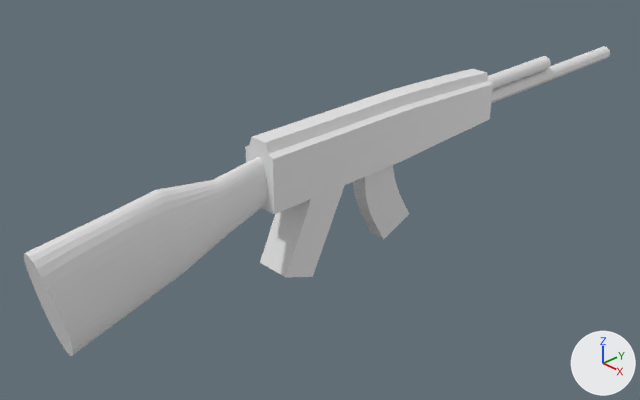
A saved change to the Blender file Operation_VR_Style_test/Assets/Models/AK47.blend.
Before and after are seen from a 50 mm lens placed at (0.534, -0.583, 0.304), pointed at (-0.039, -0.042, -0.087). Every picture has the same lights, and +X, +Y and +Z are marked at lower right.
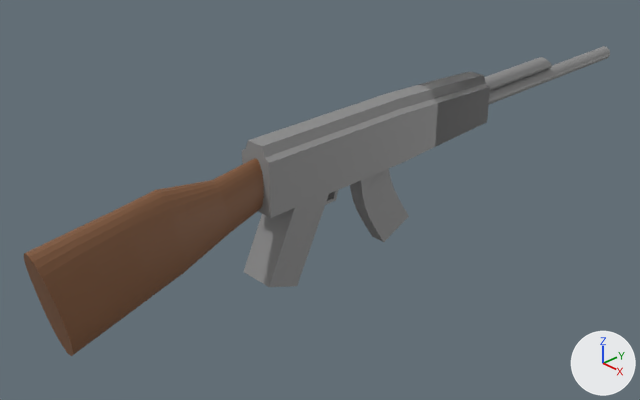
What differs and where, as boxes (x1, y1, x2, y2) in the pictures (640 x 400 px):
'Cube', reshaped, moved: before (245, 69, 493, 277); after (242, 72, 490, 287)
'Cone', recoloured (grey to brown): (24, 157, 267, 356) in both
'Cube.001', recoloured, moved: before (353, 165, 409, 239); after (350, 169, 409, 242)
'Cylinder', recoloured: (489, 46, 610, 104) in both
'Cylinder.001', recoloured: (484, 56, 552, 90) in both
part 1 of me_cube_001, added: after (419, 72, 490, 145)
part 2 of me_cube_001, added: after (435, 87, 490, 147)
part 3 of me_cube_001, built on: before (260, 167, 377, 277); after (244, 170, 373, 287)
part 4 of me_cube_001, recoloured: before (245, 69, 493, 214); after (242, 85, 438, 218)

The change, as a diff of the scene's bpy script:
```diff
--- a/Operation_VR_Style_test/Assets/Models/AK47.blend.py
+++ b/Operation_VR_Style_test/Assets/Models/AK47.blend.py
@@ mat_gray @@
+mat_gray = principled_material('gray')
+mat_gray.base_color = (0.27, 0.27, 0.27)  # grey #8e8e8e
@@ mat_brown @@
+mat_brown = principled_material('brown')
+mat_brown.base_color = (0.217, 0.0943, 0.0397)  # brown #805738
@@ me_cube_001 @@
 # used by ob_cube; location = (0.0, 0.0, 0.0); scale = (-0.12, 1.0, -0.287)
-me_cube_001.from_pydata(...)  # 225 vertices, 211 faces, 7 loose edges; spans x -0.15..0.163, y -0.15..0.15, z -0.07..0.43
+me_cube_001.from_pydata(...)  # 411 vertices, 369 faces, 11 loose edges; spans x -0.15..0.163, y -0.153..0.15, z -0.07..0.43
+# me_cube_001 part 1: a new loose piece of 75 vertices spanning x -0.15..0.15, y 0.066..0.15, z -0.063..0.139, in mat_gray (grey #8e8e8e)
+# me_cube_001 part 2: a new loose piece of 75 vertices spanning x -0.15..0.15, y 0.066..0.15, z -0.063..0.139, in mat_gray (grey #8e8e8e)
+# me_cube_001 part 3: 26 vertices moved from x -0.15..0.163, y -0.137..-0.066, z 0.072..0.43 to x -0.15..0.163, y -0.153..-0.056, z 0.072..0.43; 30 vertices added at x -0.075..0.075, y -0.09..-0.059, z 0.15..0.211
+# me_cube_001 part 4: 205 faces spanning x -0.15..0.163, y -0.153..0.15, z -0.07..0.43 switch from no material to mat_gray (grey #8e8e8e)
@@ me_cylinder @@
 me_cylinder.from_pydata(...)  # 64 vertices, 34 faces; spans x -0.02..0.02, y -0.02..0.02, z -0.115..0.115
+me_cylinder.materials.append(mat_gray)  # grey #8e8e8e
@@ me_cone @@
 me_cone.from_pydata(...)  # 192 vertices, 162 faces; spans x -0.0393..0.0406, y -0.0444..0.0471, z -0.0507..0.0466
+me_cone.materials.append(mat_brown)  # brown #805738
@@ me_cylinder_002 @@
 me_cylinder_002.from_pydata(...)  # 64 vertices, 34 faces; spans x -0.02..0.02, y -0.02..0.02, z -0.115..0.115
+me_cylinder_002.materials.append(mat_gray)  # grey #8e8e8e
@@ me_cube @@
 me_cube.from_pydata(...)  # 36 vertices, 34 faces; spans x -1.29..1.05, y -0.72..1.74, z -1.04..0.96
+me_cube.materials.append(mat_gray)  # grey #8e8e8e
@@ ob_cube @@
 ob_cube = bpy.data.objects.new('Cube', me_cube_001)
-ob_cube.location = (0.0, 0.0, 0.0)
+ob_cube.location = (-0.001, -0.0033, -0.0027)
 ob_cube.scale = (-0.12, 1.0, -0.287)
@@ ob_cube_001 @@
 ob_cube_001 = bpy.data.objects.new('Cube.001', me_cube)
-ob_cube_001.location = (0.0008, 0.0104, -0.0725)
+ob_cube_001.location = (0.0001, 0.0083, -0.0742)
 ob_cube_001.rotation_euler = (0.346, 0.047, 0.0255)  # degrees (20, 2.7, 1.5)
```
